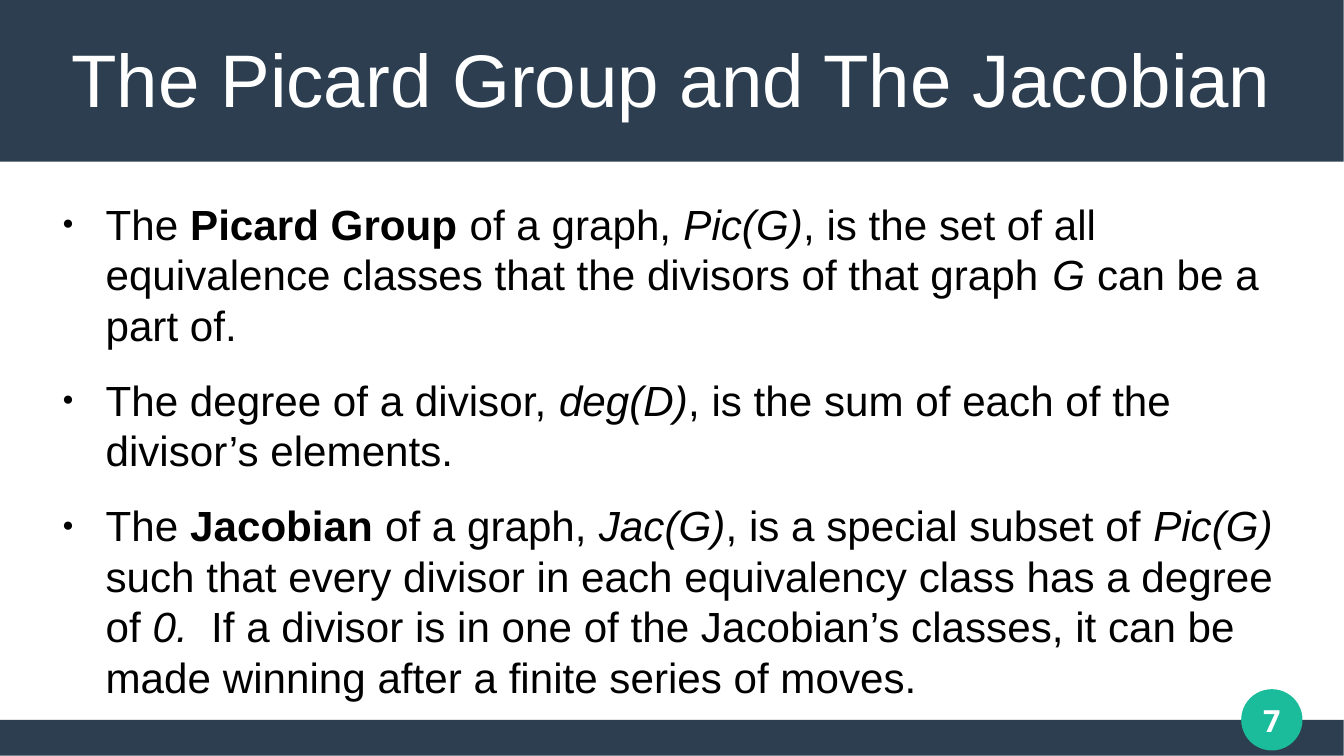
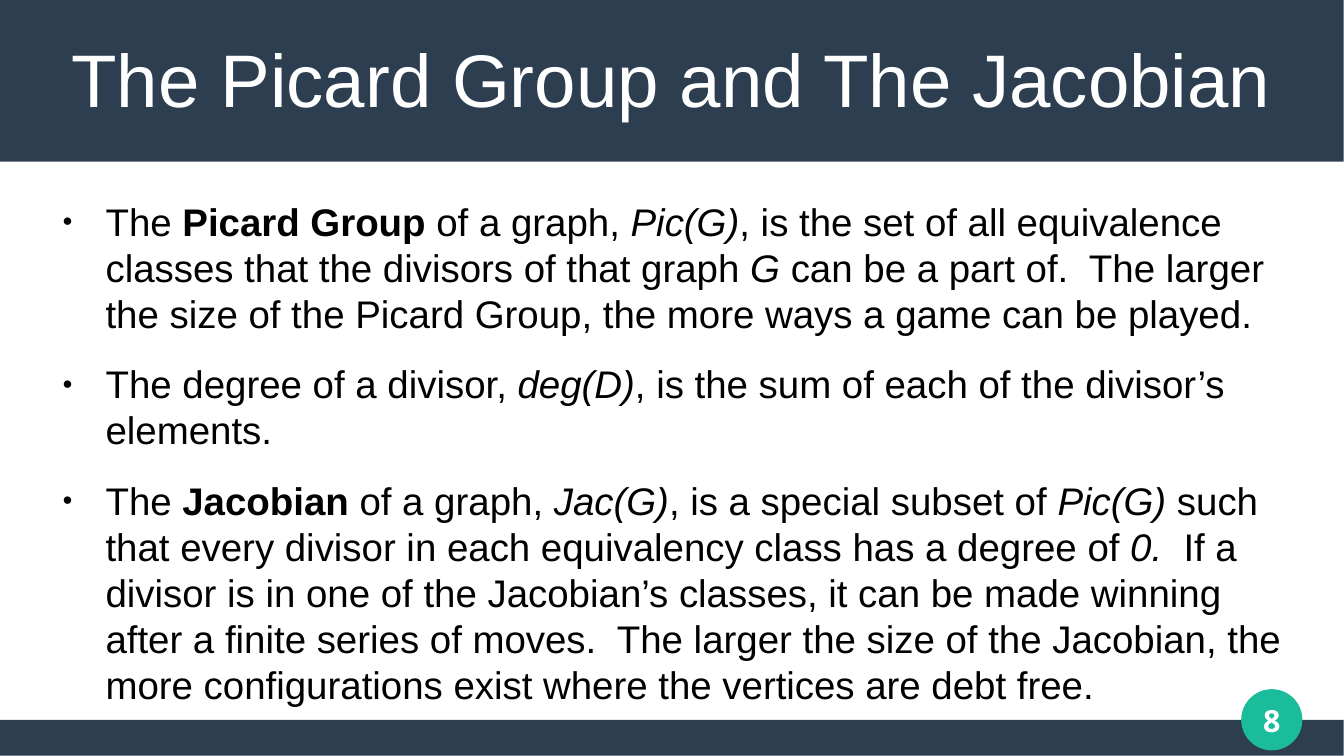
Before and after one commit to matthew-pisano/ChipFiring, a slide deck: slide 8 of Docs/generalPresentation.pptx (slide 7 before the commit). Drawn at 1344x756 pixels with LibreOffice and Linux fonts; fonts in the diff are those of the drawing. Boxes give left, top, right and bottom in pixels: in the first picture for what was removed or moved away, otherwise in the second. Text is boxed around its words. In the diff, an @@ line names an element or a change of style, - is before the commit and + after.

```diff
--- a/Docs/generalPresentation.pptx
+++ b/Docs/generalPresentation.pptx
@@ text at [106,208,1264,336]: text changed; size 25 to 22.7 pt @@
-● The Picard Group of a graph, Pic(G), is the set of all equivalence classes that the divisors of that graph G can be a part of.
+● The Picard Group of a graph, Pic(G), is the set of all equivalence classes that the divisors of that graph G can be a part of. The larger the size of the Picard Group, the more ways a game can be played.
@@ text at [106,370,1224,445]: size 25 to 22.7 pt in "The degree of a divisor, deg(D), is ..." @@
@@ text at [106,487,1280,707]: text changed; size 25 to 22.7 pt @@
-● The Jacobian of a graph, Jac(G), is a special subset of Pic(G) such that every divisor in each equivalency class has a degree of 0. If a divisor is in one of the Jacobian’s classes, it can be made winning after a finite series of moves.
+● The Jacobian of a graph, Jac(G), is a special subset of Pic(G) such that every divisor in each equivalency class has a degree of 0. If a divisor is in one of the Jacobian’s classes, it can be made winning after a finite series of moves. The larger the size of the Jacobian, the more configurations exist where the vertices are debt free.
@@ page number at [1263,710,1280,733]: text changed @@
-7
+8
```
Also in this commit, not shown: 11 other slides changed, 2 slides added, 7 other files.
